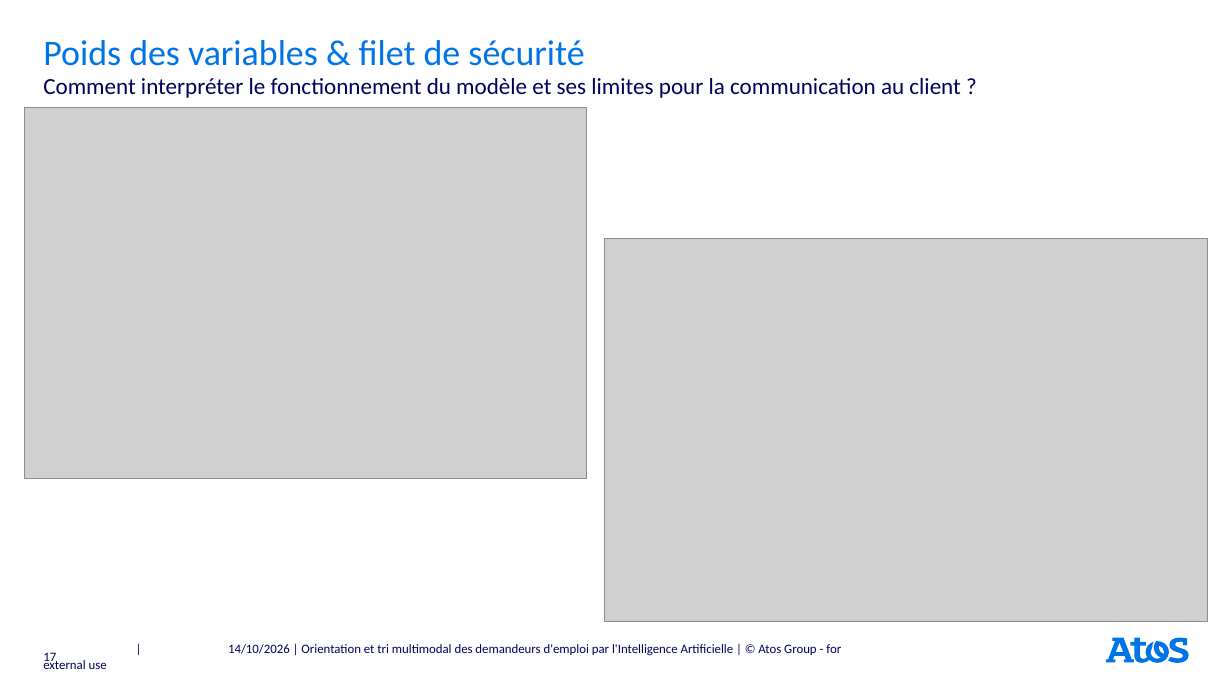
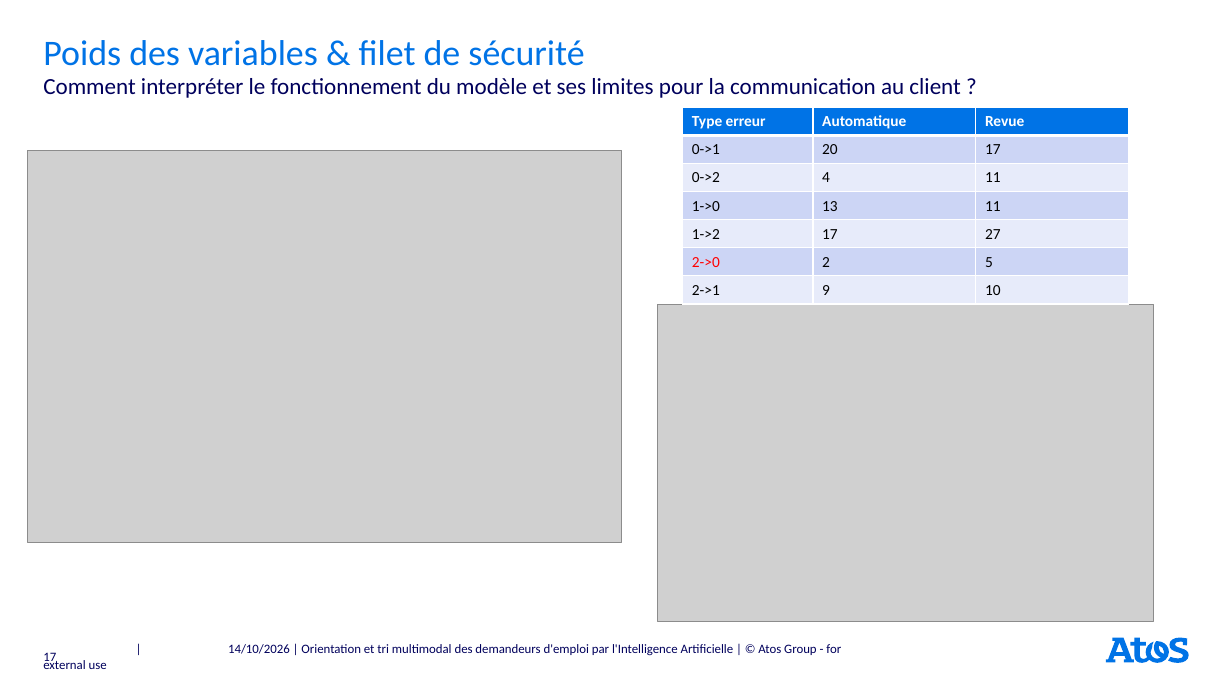
Before and after one commit to rbatos/Cas_usage_certif, a slide deck: slide 17 of presentation/Support_soutenance_certif.pptx. Drawn at 1232x693 pixels with LibreOffice and Linux fonts; fonts in the diff are those of the drawing; grey boxes stand for pictures. Boxes give left, top, right and bottom in pixels: in the first picture for what was removed or moved away, otherwise in the second. Text is boxed around its words. In the diff, an @@ line names an element or a change of style, - is before the commit and + after.

```diff
--- a/presentation/Support_soutenance_certif.pptx
+++ b/presentation/Support_soutenance_certif.pptx
@@ table added at [683,107,1128,301], 7 rows, 3 columns @@
+Type erreur | Automatique | Revue
+0->1 | 20 | 17
+0->2 | 4 | 11
+1->0 | 13 | 11
+1->2 | 17 | 27
+2->0 | 2 | 5
+2->1 | 9 | 10
@@ picture: place and size @@
-picture at [25,107,587,478]
+picture at [28,151,622,543]
@@ picture: place and size @@
-picture at [604,238,1207,621]
+picture at [657,304,1154,621]
```
Also in this commit, not shown: 3 other slides changed, 3 other files.
